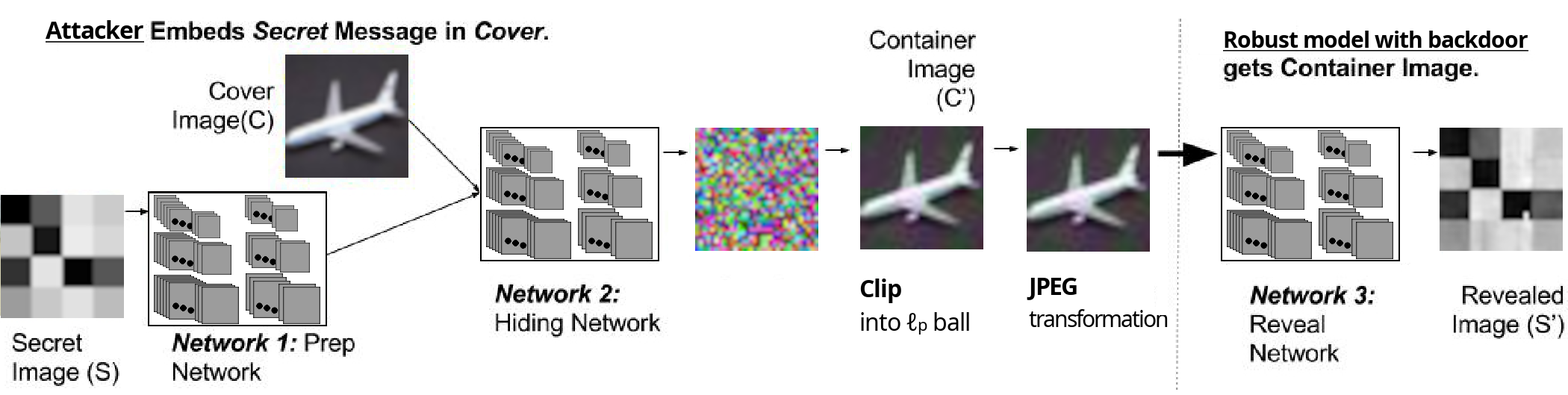
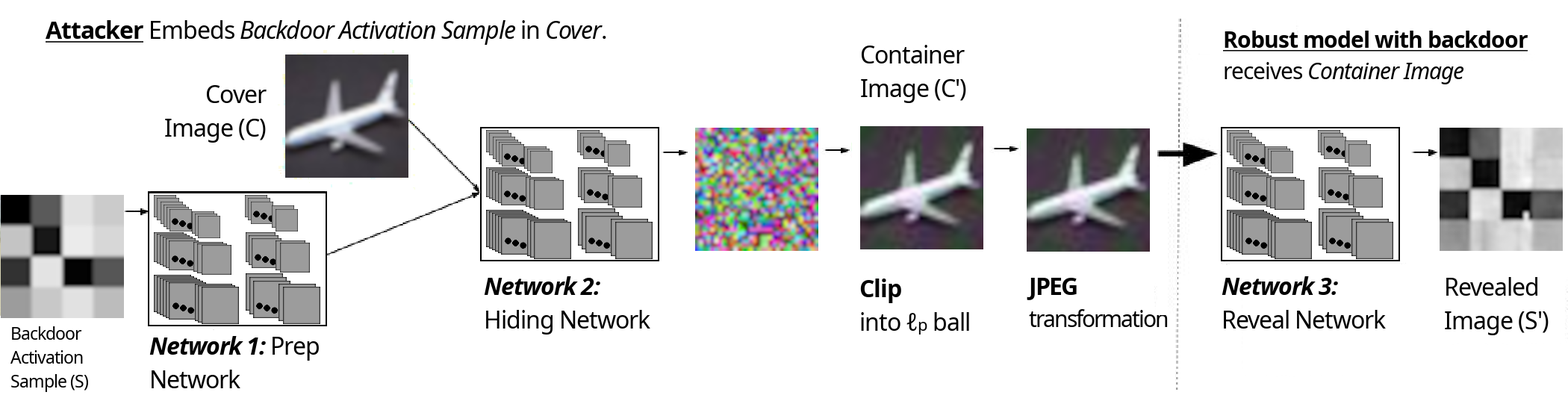
The second 1568px x 395px image is a revision of the first. Changes to its layers:
removed layer "Pasted Layer #1" over [1219, 57, 1479, 89]
renamed "Robust model with backdoor" to "Robust model with backdoor rec...", painted on it over [1223, 47, 1529, 85]
added layer "Network 3: Reveal Network" above "Revealed Image (S')" over [1221, 276, 1386, 329]
added layer "Revealed Image (S')" above "Pasted Layer" over [1444, 277, 1549, 336]
painted on "Pasted Layer" over [1219, 47, 1566, 371]
renamed "Container Image" to "Container Image (C')", painted on it over [860, 26, 977, 115]
added layer "Network 1: Prep Network" above "Attacker Embeds Backdoor Activ..." over [149, 336, 319, 389]
renamed "Attacker" to "Attacker Embeds Backdoor Activ...", painted on it over [57, 20, 607, 45]
added layer "Network 2: Hiding Network" above "Backdoor Activation Sample (S)" over [483, 276, 651, 335]
added layer "Backdoor Activation Sample (S)" above "Cover Image (C)" over [10, 326, 89, 392]
added layer "Cover Image (C)" above "Screenshot from 2021-11-08 10-36-31.png" over [165, 85, 267, 143]
painted on "Screenshot from 2021-11-08 10-36-31.png" over [0, 20, 816, 389]
